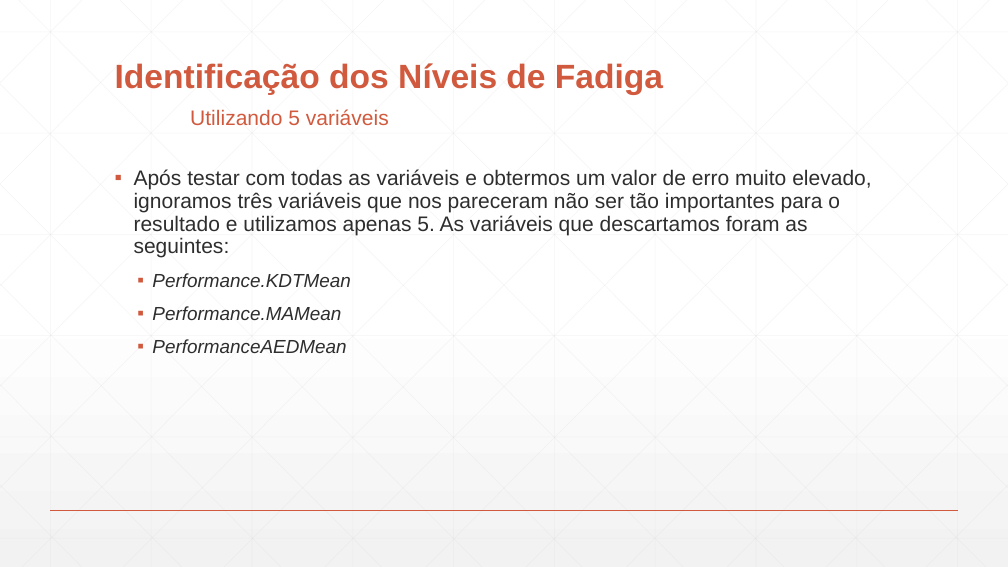
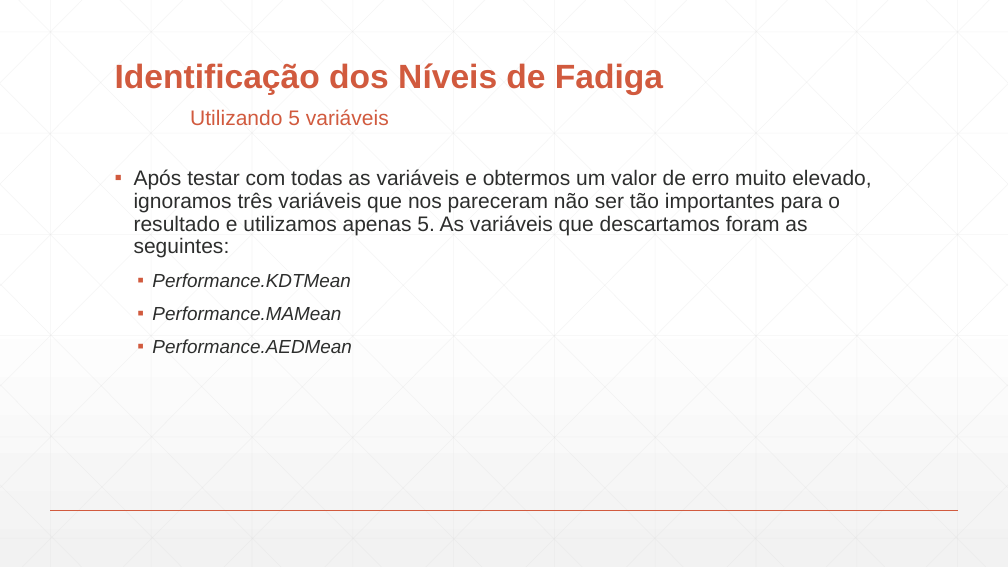
Before and after one commit to 7patricia/srcr, a slide deck: slide 23 of Apresentação.pptx. Drawn at 1008x567 pixels with LibreOffice and Linux fonts; fonts in the diff are those of the drawing. Boxes give left, top, right and bottom in pixels: in the first picture for what was removed or moved away, otherwise in the second. Text is boxed around its words. In the diff, an @@ line names an element or a change of style, - is before the commit and + after.

```diff
--- a/Apresentação.pptx
+++ b/Apresentação.pptx
@@ text at [152, 339, 351, 353]: text changed @@
-  ▪ PerformanceAEDMean
+  ▪ Performance.AEDMean
```
Also in this commit, not shown: 6 other slides changed, 10 other files.
